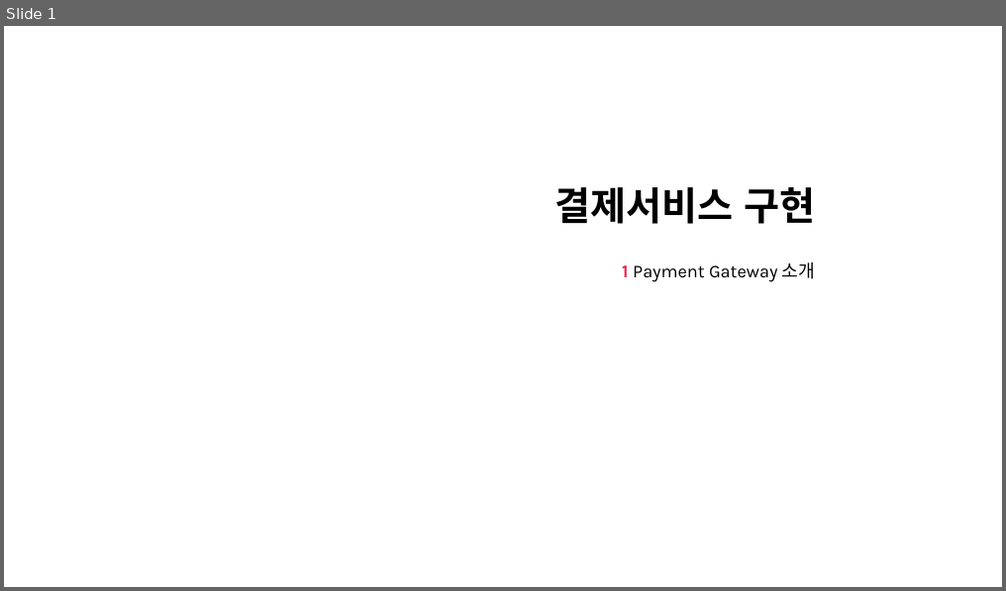
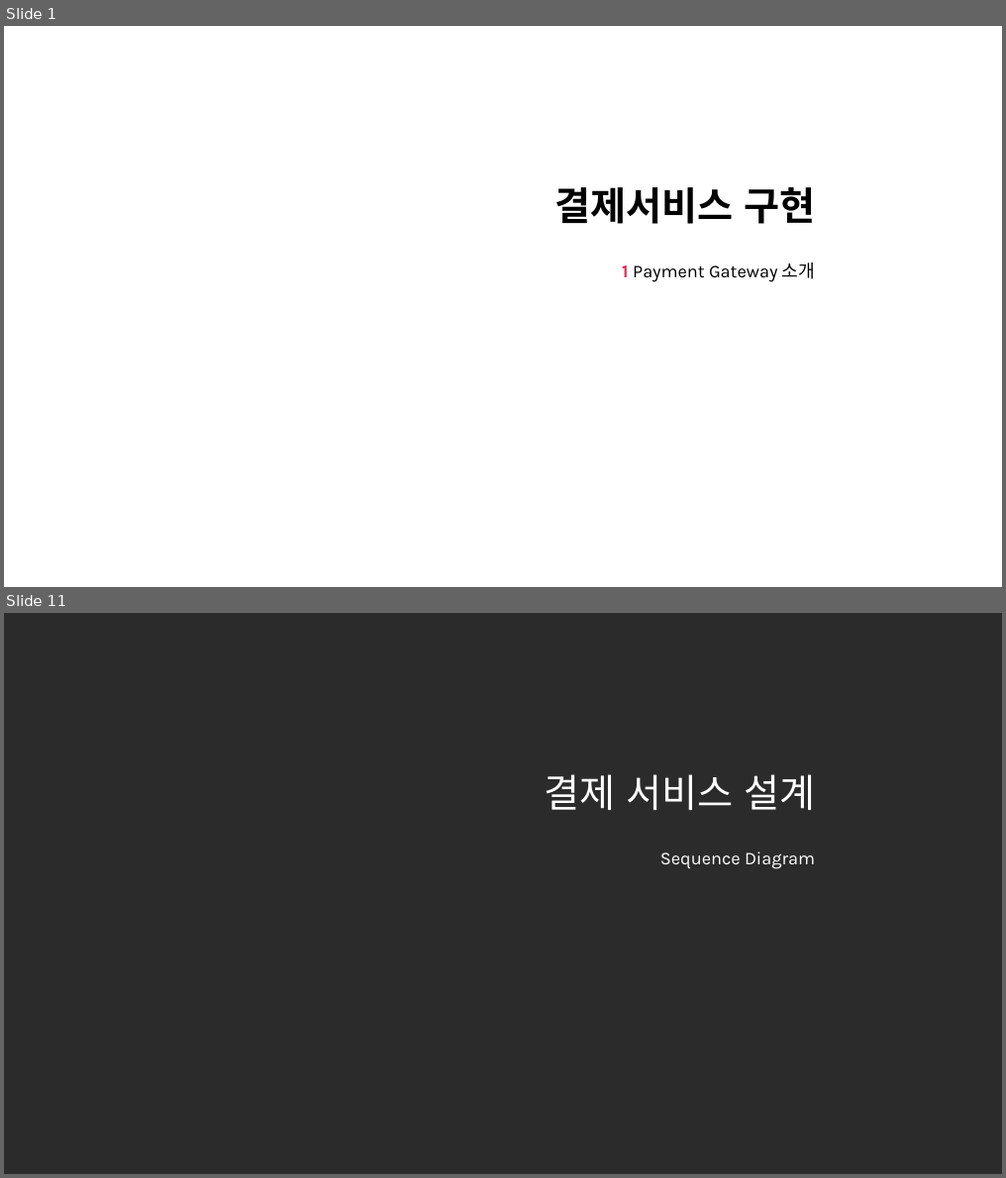
Before and after one commit to nayasis/fastcampus-hyper-webflux, a slide deck: 99.ppt/[Ch4-7. 결제 서비스 구현.pptx. Shown one above the other, each under a label of ours: slide 1 before the commit, slides 1 and 11 after it; the slides between them are not shown. The pictures are 1006x591 and 1006x1178 pixels, drawn with LibreOffice and Linux fonts; fonts in the diff are those of the drawing; background and template pictures are left out; a plain dark background stands for a picture behind light text. Boxes give left, top, right and bottom in pixels: in the first picture for what was removed or moved away, otherwise in the second. Text is boxed around its words. In the diff, an @@ line names an element or a change of style, - is before the commit and + after.

```diff
--- a/99.ppt/[Ch4-7. 결제 서비스 구현.pptx
+++ b/99.ppt/[Ch4-7. 결제 서비스 구현.pptx
@@ slide 11 added at (x1=4, y1=613, x2=1002, y2=1174), background picture (left out) @@
@@ title added at (x1=544, y1=774, x2=815, y2=810), 28 pt, text #FFFFFF @@
+결제 서비스 설계
@@ subtitle added at (x1=660, y1=852, x2=815, y2=869), 13 pt, text #FFFFFF @@
+Sequence Diagram
```
Also in this commit, not shown: 2 slides changed, 14 other slides added, 23 slides removed.
